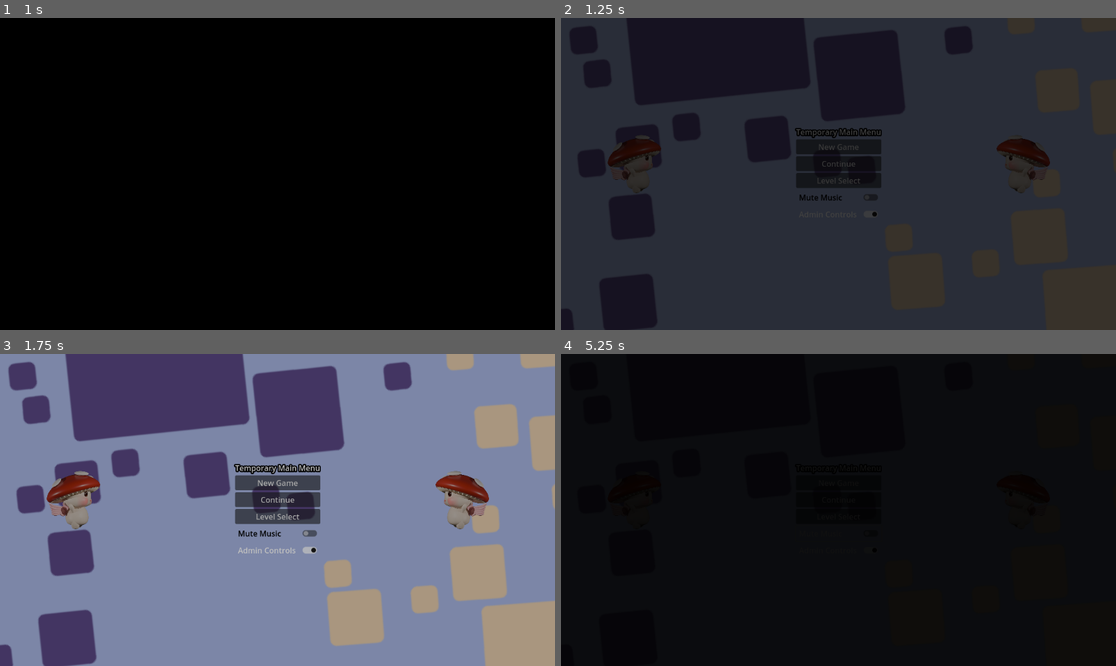
Above: before the commit, frames 1-4 (two rows, left to right).
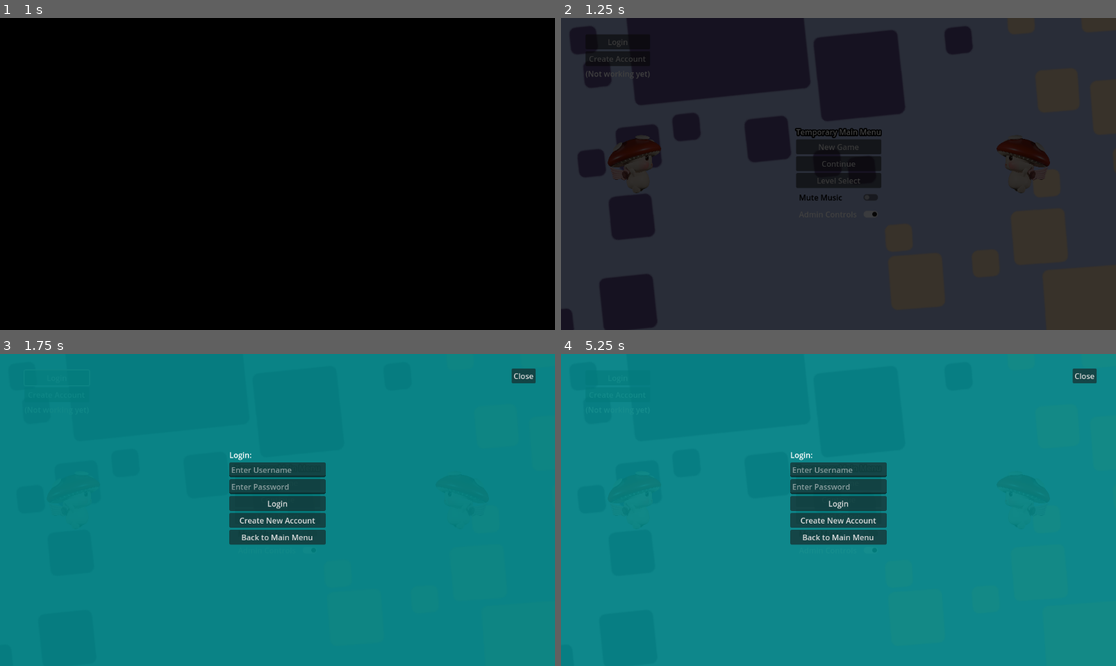
Above: after the commit, the same moments.

Repository: dustngroh/CapstoneProject
Game: Godot game, scene res://scenes/main/Game.tscn
Two runs of this game, one before a commit and one after it. Both use one fixed random seed, a clock stepped at 60 frames per second and the inputs below. The engine's default icon, where the game draws it, is replaced by a stand-in: a white triangle on a blue panel in a dark square.
Inputs (mouse positions are in pixels of both pictures, inside the frame that each line leads up to):
- Up to frame 1 (1 s): click (277, 174) at 0.5 s, where only the run before the commit has a clickable "Next Level"
- Up to frame 2 (1.25 s): no input
- Up to frame 3 (1.75 s): click (55, 378) at 1.25 s, where only the run after the commit has a clickable "Login"
- Up to frame 4 (5.25 s): click (838, 503) at 2 s, where only the run after the commit has a clickable "Login"; click (838, 538) at 2.75 s, where only the run after the commit has a clickable "Back to Main Menu"; click (616, 394) at 3.5 s, where only the run after the commit has a clickable "Create Account"; click (838, 519) at 4.25 s, where only the run after the commit has a clickable "Create Account"; click (838, 538) at 5 s, where only the run after the commit has a clickable "Back to Login"

Frame 1 is identical in both runs. In frame 2, 0.5% of the frame differs, in the area x 4-17%, y 5-20%; in frame 3, 100%; in frame 4, 100%, in the area x 0-100%, y 0-100%.

Commit message:
Setup structure for login and account creation screens. Added slight camera zoom after win.

Diff:
--- /dev/null
+++ b/run-game/scenes/common/ui/create_account_screen.gd
@@ -0,0 +1,45 @@
+extends Control
+
+@onready var username_field = $VBoxContainer/UsernameField
+@onready var password_field = $VBoxContainer/PasswordField
+@onready var confirm_password_field = $VBoxContainer/ConfirmPasswordField
+@onready var error_label = $VBoxContainer/ErrorLabel
+@onready var create_account_button = $VBoxContainer/CreateAccountButton
+@onready var back_button = $VBoxContainer/BackButton
+@onready var close_button = $CloseButton
+
+signal account_created(username)
+signal go_back_to_login
+
+func _ready():
+	create_account_button.pressed.connect(_on_create_account_pressed)
+	back_button.pressed.connect(_on_back_pressed)
+	close_button.pressed.connect(_on_close_pressed)
+
+func _on_create_account_pressed():
+	var username = username_field.text
+	var password = password_field.text
+	var confirm_password = confirm_password_field.text
+
+	if username.is_empty() or password.is_empty() or confirm_password.is_empty():
+		error_label.text = "Fields cannot be empty."
+		return
+
+	if password != confirm_password:
+		error_label.text = "Passwords do not match."
+		return
+
+	# TODO: Replace with real backend logic
+	if username == "testuser":
+		error_label.text = "Username already exists."
+		return
+
+	error_label.text = ""
+	account_created.emit(username)
+	UIManager.hide_create_account()
+
+func _on_back_pressed():
+	go_back_to_login.emit()
+
+func _on_close_pressed():
+	UIManager.hide_create_account()
--- /dev/null
+++ b/run-game/scenes/common/ui/create_account_screen.tscn
@@ -0,0 +1,78 @@
+[gd_scene load_steps=2 format=3 uid="uid://dpjrnytmtt1i0"]
+
+[ext_resource type="Script" path="res://scenes/common/ui/create_account_screen.gd" id="1_dxsaf"]
+
+[node name="CreateAccountScreen" type="Control"]
+layout_mode = 3
+anchors_preset = 15
+anchor_right = 1.0
+anchor_bottom = 1.0
+grow_horizontal = 2
+grow_vertical = 2
+script = ExtResource("1_dxsaf")
+
+[node name="ColorRect" type="ColorRect" parent="."]
+layout_mode = 1
+anchors_preset = 15
+anchor_right = 1.0
+anchor_bottom = 1.0
+grow_horizontal = 2
+grow_vertical = 2
+color = Color(0, 0.435294, 0.278431, 0.909804)
+
+[node name="VBoxContainer" type="VBoxContainer" parent="."]
+layout_mode = 1
+anchors_preset = 8
+anchor_left = 0.5
+anchor_top = 0.5
+anchor_right = 0.5
+anchor_bottom = 0.5
+offset_left = -71.0
+offset_top = -20.0
+offset_right = 71.0
+offset_bottom = 20.0
+grow_horizontal = 2
+grow_vertical = 2
+
+[node name="CreateAccountLabel" type="Label" parent="VBoxContainer"]
+layout_mode = 2
+text = "Create an Account:"
+
+[node name="UsernameField" type="LineEdit" parent="VBoxContainer"]
+layout_mode = 2
+placeholder_text = "Enter Username"
+
+[node name="PasswordField" type="LineEdit" parent="VBoxContainer"]
+layout_mode = 2
+placeholder_text = "Enter Password"
+secret = true
+
+[node name="ConfirmPasswordField" type="LineEdit" parent="VBoxContainer"]
+layout_mode = 2
+placeholder_text = "Confirm Password"
+secret = true
+
+[node name="CreateAccountButton" type="Button" parent="VBoxContainer"]
+layout_mode = 2
+text = "Create Account"
+
+[node name="BackButton" type="Button" parent="VBoxContainer"]
+layout_mode = 2
+text = "Back to Login"
+
+[node name="ErrorLabel" type="Label" parent="VBoxContainer"]
+custom_minimum_size = Vector2(200, 50)
+layout_mode = 2
+
+[node name="CloseButton" type="Button" parent="."]
+layout_mode = 1
+anchors_preset = -1
+anchor_left = 0.965278
+anchor_top = 0.0462963
+anchor_right = 0.965278
+anchor_bottom = 0.0462963
+offset_left = -50.0
+offset_bottom = 31.0
+grow_horizontal = 0
+text = "Close"
+metadata/_edit_use_anchors_ = true
--- /dev/null
+++ b/run-game/scenes/common/ui/login_screen.gd
@@ -0,0 +1,43 @@
+extends Control
+
+@onready var username_field = $VBoxContainer/UsernameField
+@onready var password_field = $VBoxContainer/PasswordField
+@onready var error_label = $VBoxContainer/ErrorLabel
+@onready var login_button = $VBoxContainer/LoginButton
+@onready var create_account_button = $VBoxContainer/CreateAccountButton
+@onready var back_button = $VBoxContainer/BackButton
+@onready var close_button = $CloseButton
+
+signal login_success(username)
+signal go_to_create_account
+
+func _ready():
+	login_button.pressed.connect(_on_login_pressed)
+	create_account_button.pressed.connect(_on_create_account_pressed)
+	back_button.pressed.connect(_on_back_pressed)
+	close_button.pressed.connect(_on_close_pressed)
+
+func _on_login_pressed():
+	var username = username_field.text
+	var password = password_field.text
+
+	if username.is_empty() or password.is_empty():
+		error_label.text = "Username and password cannot be empty."
+		return
+
+	# TODO: Replace with real authentication logic
+	if username == "testuser" and password == "password123":
+		error_label.text = ""
+		login_success.emit(username)
+		UIManager.hide_login()
+	else:
+		error_label.text = "Invalid username or password."
+
+func _on_create_account_pressed():
+	go_to_create_account.emit()
+
+func _on_back_pressed():
+	UIManager.hide_login()
+
+func _on_close_pressed():
+	UIManager.hide_login()
--- /dev/null
+++ b/run-game/scenes/common/ui/login_screen.tscn
@@ -0,0 +1,79 @@
+[gd_scene load_steps=2 format=3 uid="uid://bbng4w4e63muk"]
+
+[ext_resource type="Script" path="res://scenes/common/ui/login_screen.gd" id="1_q57kn"]
+
+[node name="LoginScreen" type="Control"]
+layout_mode = 3
+anchors_preset = 15
+anchor_right = 1.0
+anchor_bottom = 1.0
+grow_horizontal = 2
+grow_vertical = 2
+script = ExtResource("1_q57kn")
+
+[node name="ColorRect" type="ColorRect" parent="."]
+layout_mode = 1
+anchors_preset = 15
+anchor_right = 1.0
+anchor_bottom = 1.0
+grow_horizontal = 2
+grow_vertical = 2
+color = Color(0, 0.513726, 0.513726, 0.913725)
+
+[node name="VBoxContainer" type="VBoxContainer" parent="."]
+custom_minimum_size = Vector2(200, 0)
+layout_mode = 1
+anchors_preset = 8
+anchor_left = 0.5
+anchor_top = 0.5
+anchor_right = 0.5
+anchor_bottom = 0.5
+offset_left = -33.5
+offset_top = -46.5
+offset_right = 33.5
+offset_bottom = 46.5
+grow_horizontal = 2
+grow_vertical = 2
+
+[node name="LoginLabel" type="Label" parent="VBoxContainer"]
+layout_mode = 2
+text = "Login:"
+
+[node name="UsernameField" type="LineEdit" parent="VBoxContainer"]
+layout_mode = 2
+placeholder_text = "Enter Username"
+
+[node name="PasswordField" type="LineEdit" parent="VBoxContainer"]
+layout_mode = 2
+placeholder_text = "Enter Password"
+secret = true
+
+[node name="LoginButton" type="Button" parent="VBoxContainer"]
+layout_mode = 2
+text = "Login"
+
+[node name="CreateAccountButton" type="Button" parent="VBoxContainer"]
+layout_mode = 2
+text = "Create New Account"
+
+[node name="BackButton" type="Button" parent="VBoxContainer"]
+layout_mode = 2
+text = "Back to Main Menu"
+
+[node name="ErrorLabel" type="Label" parent="VBoxContainer"]
+custom_minimum_size = Vector2(10, 50)
+layout_mode = 2
+autowrap_mode = 2
+
+[node name="CloseButton" type="Button" parent="."]
+layout_mode = 1
+anchors_preset = -1
+anchor_left = 0.965278
+anchor_top = 0.0462963
+anchor_right = 0.965278
+anchor_bottom = 0.0462963
+offset_left = -50.0
+offset_bottom = 31.0
+grow_horizontal = 0
+text = "Close"
+metadata/_edit_use_anchors_ = true
--- /dev/null
+++ b/run-game/scenes/common/ui/ui_manager.gd
@@ -0,0 +1,56 @@
+extends CanvasLayer
+
+var login_screen = null
+var create_account_screen = null
+
+# Called when the node enters the scene tree for the first time.
+func _ready() -> void:
+	$LevelUI.visible = false # Hide level UI when loaded
+
+
+# Called every frame. 'delta' is the elapsed time since the previous frame.
+func _process(delta: float) -> void:
+	pass
+
+
+func show_login():
+	hide_create_account()
+	if login_screen == null:
+		login_screen = load("res://scenes/common/ui/login_screen.tscn").instantiate()
+		add_child(login_screen)
+		login_screen.login_success.connect(_on_login_success)
+		login_screen.go_to_create_account.connect(show_create_account)
+
+func show_create_account():
+	hide_login()
+	if create_account_screen == null:
+		create_account_screen = load("res://scenes/common/ui/create_account_screen.tscn").instantiate()
+		add_child(create_account_screen)
+		create_account_screen.account_created.connect(_on_account_created)
+		create_account_screen.go_back_to_login.connect(show_login)
+
+func _on_login_success(username):
+	print("Logged in as:", username)
+	hide_login()
+
+func hide_login():
+	if login_screen:
+		login_screen.queue_free()
+		login_screen = null
+
+func hide_create_account():
+	if create_account_screen:
+		create_account_screen.queue_free()
+		create_account_screen = null
+
+func _on_account_created(username):
+	print("Account created for:", username)
+	hide_create_account()
+	show_login()
+
+func show_level_ui():
+	$LevelUI.visible = true
+
+func hide_level_ui():
+	$LevelUI.visible = false
+	$LevelUI/Leaderboard.visible = false
--- a/run-game/scenes/common/ui/ui_manager.tscn
+++ b/run-game/scenes/common/ui/ui_manager.tscn
@@ -1,7 +1,8 @@
-[gd_scene load_steps=8 format=3 uid="uid://bna48stbflevk"]
+[gd_scene load_steps=9 format=3 uid="uid://bna48stbflevk"]
 
 [ext_resource type="PackedScene" uid="uid://dhikxsmxr43ju" path="res://scenes/common/ResultsScreen.tscn" id="1_bcprt"]
 [ext_resource type="Script" path="res://scenes/common/fade_layer.gd" id="1_ulhlq"]
+[ext_resource type="Script" path="res://scenes/common/ui/ui_manager.gd" id="1_xalce"]
 [ext_resource type="AudioStream" uid="uid://chlohcx8g3x82" path="res://assets/audio/sounds/countdown.wav" id="2_1ejeb"]
 [ext_resource type="AudioStream" uid="uid://dgsuqakvss1gw" path="res://assets/audio/sounds/start.wav" id="3_l31bs"]
 
@@ -25,53 +26,67 @@
 outline_color = Color(0, 0, 0, 1)
 
 [node name="UIManager" type="CanvasLayer"]
+script = ExtResource("1_xalce")
 
-[node name="TimeLabel" type="Label" parent="."]
-anchors_preset = 7
+[node name="LevelUI" type="Control" parent="."]
+layout_mode = 3
+anchors_preset = 15
+anchor_right = 1.0
+anchor_bottom = 1.0
+grow_horizontal = 2
+grow_vertical = 2
+
+[node name="TimeLabel" type="Label" parent="LevelUI"]
+layout_mode = 1
+anchors_preset = -1
 anchor_left = 0.5
-anchor_top = 1.0
+anchor_top = 0.984568
 anchor_right = 0.5
-anchor_bottom = 1.0
+anchor_bottom = 0.984568
 offset_left = -20.0
-offset_top = -23.0
+offset_top = -34.0
 offset_right = 20.0
 grow_horizontal = 2
 grow_vertical = 0
 label_settings = SubResource("LabelSettings_n4h7j")
+horizontal_alignment = 1
+metadata/_edit_use_anchors_ = true
 
-[node name="Leaderboard" parent="." instance=ExtResource("1_bcprt")]
+[node name="Leaderboard" parent="LevelUI" instance=ExtResource("1_bcprt")]
 
-[node name="CountdownLabel" type="Label" parent="."]
+[node name="CountdownLabel" type="Label" parent="LevelUI"]
+layout_mode = 1
 anchors_preset = 8
 anchor_left = 0.5
 anchor_top = 0.5
 anchor_right = 0.5
 anchor_bottom = 0.5
 offset_left = -20.0
-offset_top = -11.5
+offset_top = -62.0
 offset_right = 20.0
-offset_bottom = 11.5
+offset_bottom = 62.0
 grow_horizontal = 2
 grow_vertical = 2
 label_settings = SubResource("LabelSettings_vblm5")
 
-[node name="CountdownAudio" type="AudioStreamPlayer" parent="."]
+[node name="CountdownAudio" type="AudioStreamPlayer" parent="LevelUI"]
 stream = ExtResource("2_1ejeb")
 
-[node name="StartAudio" type="AudioStreamPlayer" parent="."]
+[node name="StartAudio" type="AudioStreamPlayer" parent="LevelUI"]
 stream = ExtResource("3_l31bs")
 
-[node name="LevelLabel" type="Label" parent="."]
+[node name="LevelLabel" type="Label" parent="LevelUI"]
+layout_mode = 1
 anchors_preset = 5
 anchor_left = 0.5
 anchor_right = 0.5
 offset_left = -20.0
-offset_top = 71.0
+offset_top = 50.0
 offset_right = 20.0
-offset_bottom = 94.0
+offset_bottom = 95.0
 grow_horizontal = 2
 label_settings = SubResource("LabelSettings_wibt8")
-metadata/_edit_use_anchors_ = true
+horizontal_alignment = 1
 
 [node name="FadeLayer" type="CanvasLayer" parent="."]
 script = ExtResource("1_ulhlq")
--- a/run-game/scenes/common/win_zone.gd
+++ b/run-game/scenes/common/win_zone.gd
@@ -17,4 +17,5 @@
 	if body.is_in_group('player') and not win_zone_triggered:
 		win_zone_triggered = true
 		$AudioStreamPlayer.play()
+		body.zoom_in()
 		emit_signal('win')
--- a/run-game/scenes/entities/characters/player/character_body_2d.gd
+++ b/run-game/scenes/entities/characters/player/character_body_2d.gd
@@ -22,6 +22,8 @@
 var last_floor = false  # Last frame's on-floor state
 var jumping = false
 
+@export var zoom_in_factor = 1.5
+@export var zoom_in_duration = 3.0
 
 func _ready() -> void:
 	$CoyoteTimer.wait_time = coyote_frames / 60.0
@@ -108,3 +110,7 @@
 func _on_coyote_timer_timeout() -> void:
 	coyote = false
 	#modulate = Color(1, 1, 1) # Uncomment to use coyote color filter (removes filter)
+
+func zoom_in():
+	var tween = create_tween()
+	tween.tween_property($Camera2D, "zoom", Vector2(zoom_in_factor, zoom_in_factor), zoom_in_duration)
--- a/run-game/scenes/levels/base_level.gd
+++ b/run-game/scenes/levels/base_level.gd
@@ -18,29 +18,22 @@
 var timer_running: bool = false # Paused until countdown ends
 
 @onready var game: Node = get_tree().root.get_node("Game")
-#@onready var ui_manager: Node = get_tree().root.get_node("Game/UIManager")
+@onready var level_ui: Control = UIManager.get_node("LevelUI")
 @onready var level_timer: Timer = $Timer
-#@onready var time_label: Label = $UI/TimeLabel
-@onready var time_label: Label = UIManager.get_node("TimeLabel")
+@onready var time_label: Label = UIManager.get_node("LevelUI/TimeLabel")
 @onready var win_zone: Area2D = $WinZone
-#@onready var leaderboard: CanvasLayer = $UI/Leaderboard
-@onready var leaderboard: CanvasLayer = UIManager.get_node("Leaderboard")
+@onready var leaderboard: CanvasLayer = UIManager.get_node("LevelUI/Leaderboard")
 @onready var leaderboard_label: Label = leaderboard.get_node("Label")
-#@onready var countdown_label: Label = $UI/CountdownLabel
-@onready var countdown_label: Label = UIManager.get_node("CountdownLabel")
-#@onready var level_label: Label = $UI/LevelLabel
-@onready var level_label: Label = UIManager.get_node("LevelLabel")
+@onready var countdown_label: Label = UIManager.get_node("LevelUI/CountdownLabel")
+@onready var level_label: Label = UIManager.get_node("LevelUI/LevelLabel")
 @onready var spawn_point: Marker2D = $SpawnPoint
-#@onready var countdown_player: AudioStreamPlayer = $UI/CountdownAudio
-#@onready var start_player: AudioStreamPlayer = $UI/StartAudio
-@onready var countdown_player: AudioStreamPlayer = UIManager.get_node("CountdownAudio")
-@onready var start_player: AudioStreamPlayer = UIManager.get_node("StartAudio")
+@onready var countdown_player: AudioStreamPlayer = UIManager.get_node("LevelUI/CountdownAudio")
+@onready var start_player: AudioStreamPlayer = UIManager.get_node("LevelUI/StartAudio")
 
 
 
 func _ready():
-	# Check for touch controls
-	#if Settings.touch_controls_enabled:
+
 	# Check if mobile user
 	if (OS.has_feature("web_android") or OS.has_feature("web_ios")):
 
@@ -52,12 +45,13 @@
 		# Add new controls
 		if touch_controls_instance == null:
 			touch_controls_instance = touch_controls_scene.instantiate() # Only instantiated if enabled
-			UIManager.add_child(touch_controls_instance)  # Add the touch controls to the UI
+			level_ui.add_child(touch_controls_instance)  # Add the touch controls to the UI
 
 	spawn_player()
 
 	# Ensure UI is visible
-	UIManager.visible = true
+	#UIManager.visible = true
+	UIManager.show_level_ui()
 
 	# Set up Timer
 	level_timer.wait_time = 1.0
@@ -83,7 +77,8 @@
 	if Settings.admin_controls_enabled:
 		if admin_controls_instance == null:
 			admin_controls_instance = admin_controls_scene.instantiate() # Only instantiated if enabled
-			UIManager.add_child(admin_controls_instance)  # Add the admin controls to the UI
+			# Add the admin controls to the UI
+			level_ui.add_child(admin_controls_instance)
 
 			# Connect buttons
 			var next_level_button = admin_controls_instance.get_node("VBoxContainer/NextLevelButton")
--- a/run-game/scenes/main/MainMenu.tscn
+++ b/run-game/scenes/main/MainMenu.tscn
@@ -147,9 +147,34 @@
 [node name="Character2" parent="Character2Holder" instance=ExtResource("2_01mn5")]
 position = Vector2(-150, 0)
 
+[node name="VBoxContainer2" type="VBoxContainer" parent="."]
+layout_mode = 1
+anchors_preset = -1
+anchor_left = 0.0442708
+anchor_top = 0.0524691
+anchor_right = 0.0442708
+anchor_bottom = 0.0524691
+offset_right = 127.0
+offset_bottom = 66.0
+metadata/_edit_use_anchors_ = true
+
+[node name="LoginScreenButton" type="Button" parent="VBoxContainer2"]
+layout_mode = 2
+text = "Login"
+
+[node name="CreateAccountScreenButton" type="Button" parent="VBoxContainer2"]
+layout_mode = 2
+text = "Create Account"
+
+[node name="Label" type="Label" parent="VBoxContainer2"]
+layout_mode = 2
+text = "(Not working yet)"
+
 [connection signal="pressed" from="VBoxContainer/NewGameButton" to="." method="_on_new_game_button_pressed"]
 [connection signal="pressed" from="VBoxContainer/ContinueButton" to="." method="_on_continue_button_pressed"]
 [connection signal="pressed" from="VBoxContainer/LevelSelectButton" to="." method="_on_level_select_button_pressed"]
 [connection signal="toggled" from="VBoxContainer/MuteButton" to="." method="_on_mute_button_toggled"]
 [connection signal="toggled" from="VBoxContainer/TouchControlsButton" to="." method="_on_touch_controls_button_toggled"]
 [connection signal="toggled" from="VBoxContainer/AdminControlsButton" to="." method="_on_admin_controls_button_toggled"]
+[connection signal="pressed" from="VBoxContainer2/LoginScreenButton" to="." method="_on_login_screen_button_pressed"]
+[connection signal="pressed" from="VBoxContainer2/CreateAccountScreenButton" to="." method="_on_create_account_screen_button_pressed"]
--- a/run-game/scenes/main/main_menu.gd
+++ b/run-game/scenes/main/main_menu.gd
@@ -15,8 +15,7 @@
 	$VBoxContainer/TouchControlsButton.set_pressed_no_signal(Settings.touch_controls_enabled)
 	$VBoxContainer/AdminControlsButton.set_pressed_no_signal(Settings.admin_controls_enabled)
 
-	UIManager.visible = false # Hide the UI on main menu
-	UIManager.get_node("Leaderboard").visible = false
+	UIManager.hide_level_ui()
 
 
 # Called every frame. 'delta' is the elapsed time since the previous frame.
@@ -50,3 +49,11 @@
 
 func _on_admin_controls_button_toggled(toggled_on: bool) -> void:
 	Settings.toggle_admin_controls()
+
+
+func _on_login_screen_button_pressed() -> void:
+	UIManager.show_login()
+
+
+func _on_create_account_screen_button_pressed() -> void:
+	UIManager.show_create_account()
Not shown, changed: docs/index.html
Not shown, changed: docs/index.pck
